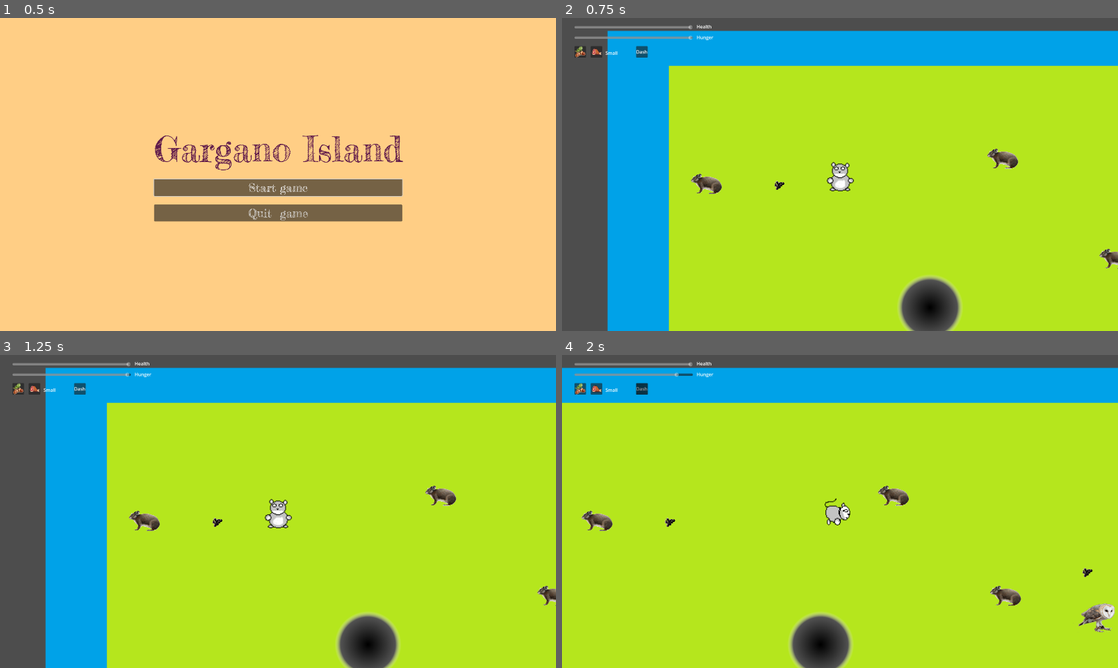
Above: before the commit, frames 1-4 (two rows, left to right).
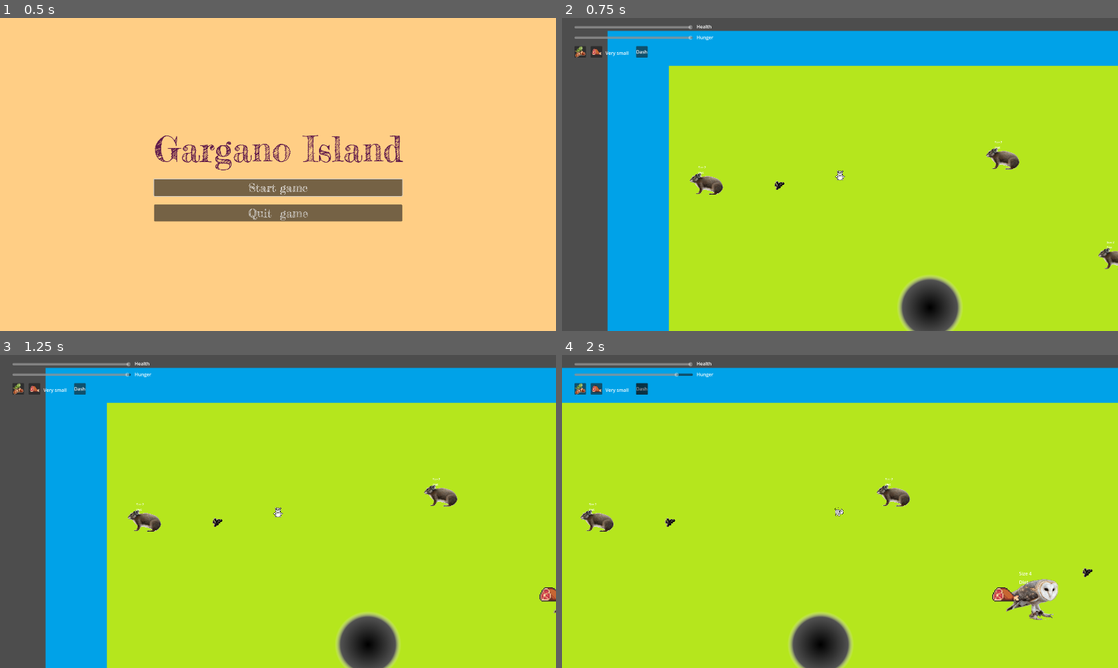
Above: after the commit, the same moments.

Repository: nialsiG/GMTK2024
Game: Godot game, scene res://scenes/start_menu.tscn
The game is run twice, just before and just after one commit, with the same random seed, the same clock (stepped at 60 frames per second) and the same inputs. The engine's default icon, where the game draws it, is replaced by a stand-in: a white triangle on a blue panel in a dark square.
Inputs:
- Up to frame 1 (0.5 s): no input
- Up to frame 2 (0.75 s): click "Start game" at 0.5 s
- Up to frame 3 (1.25 s): no input
- Up to frame 4 (2 s): hold D (move_right) from 1.28 s (still down); tap Space (attack) at 1.35 s

Frame 1 is identical in both runs. In frame 2, 0.6% of the frame differs, in the area x 7-100%, y 10-81%; in frame 3, 0.7%; in frame 4, 1.7%, in the area x 3-100%, y 10-89%.

Commit message:
Fix: simplified scale and growth to function with same size sprites Feature: added debug label for size

Diff:
--- a/Gmtk 2024/scenes/Animals/Garganomis.tscn
+++ b/Gmtk 2024/scenes/Animals/Garganomis.tscn
@@ -1,20 +1,26 @@
-[gd_scene load_steps=5 format=3 uid="uid://di8qff821ygdf"]
+[gd_scene load_steps=6 format=3 uid="uid://di8qff821ygdf"]
 
 [ext_resource type="PackedScene" uid="uid://q25xtiarjdfc" path="res://scenes/Animals/deinogalerix.tscn" id="1_p3d56"]
 [ext_resource type="Script" path="res://scripts/Animals/Garganomis.gd" id="2_h5ikr"]
 [ext_resource type="SpriteFrames" uid="uid://drp6wlx62prm8" path="res://assets/sprites/Animals/garganomis/Garganomis.tres" id="3_06okc"]
 
-[sub_resource type="CapsuleShape2D" id="CapsuleShape2D_xqamb"]
-radius = 30.0
-height = 86.0
+[sub_resource type="CapsuleShape2D" id="CapsuleShape2D_g3ke5"]
+radius = 25.0
+height = 70.0
+
+[sub_resource type="CircleShape2D" id="CircleShape2D_xxdnw"]
+radius = 120.0
 
 [node name="deinogalerix" instance=ExtResource("1_p3d56")]
-scale = Vector2(1.5, 1.5)
+scale = Vector2(1, 1)
 script = ExtResource("2_h5ikr")
 
 [node name="CollisionShape2D" parent="." index="0"]
-shape = SubResource("CapsuleShape2D_xqamb")
+shape = SubResource("CapsuleShape2D_g3ke5")
 
 [node name="Sprite2D" parent="." index="1"]
 sprite_frames = ExtResource("3_06okc")
 animation = &"Down"
+
+[node name="CollisionShape2D" parent="Area2D" index="0"]
+shape = SubResource("CircleShape2D_xxdnw")
--- a/Gmtk 2024/scenes/Animals/Mikrotia.tscn
+++ b/Gmtk 2024/scenes/Animals/Mikrotia.tscn
@@ -9,9 +9,6 @@
 radius = 600.0
 
 [node name="deinogalerix" instance=ExtResource("1_qeo52")]
-scale = Vector2(0.35, 0.35)
-collision_layer = 3
-collision_mask = 3
 script = ExtResource("2_jqakm")
 
 [node name="Sprite2D" parent="." index="1"]
--- a/Gmtk 2024/scenes/Animals/Prolagus.tscn
+++ b/Gmtk 2024/scenes/Animals/Prolagus.tscn
@@ -5,7 +5,7 @@
 [ext_resource type="SpriteFrames" uid="uid://dkw3d75fcqhkx" path="res://assets/sprites/Animals/Prolagus/Prolagus.tres" id="3_ttf2r"]
 
 [node name="deinogalerix" instance=ExtResource("1_d7v0i")]
-scale = Vector2(0.7, 0.7)
+scale = Vector2(1, 1)
 script = ExtResource("2_csrou")
 
 [node name="Sprite2D" parent="." index="1"]
--- a/Gmtk 2024/scenes/Animals/Tyto.tscn
+++ b/Gmtk 2024/scenes/Animals/Tyto.tscn
@@ -1,12 +1,15 @@
-[gd_scene load_steps=5 format=3 uid="uid://bkxmx828vv8d8"]
+[gd_scene load_steps=6 format=3 uid="uid://bkxmx828vv8d8"]
 
 [ext_resource type="PackedScene" uid="uid://q25xtiarjdfc" path="res://scenes/Animals/deinogalerix.tscn" id="1_janl0"]
 [ext_resource type="SpriteFrames" uid="uid://dd3wjt3p1xdvk" path="res://assets/sprites/Animals/Tyto/Tyto.tres" id="2_88tv6"]
 [ext_resource type="Script" path="res://scripts/Animals/Tyto.gd" id="2_ixd7v"]
 [ext_resource type="AudioStream" uid="uid://brm5jraoajvxy" path="res://assets/Sounds/barn_owl_01.ogg" id="3_1a2ig"]
 
+[sub_resource type="CircleShape2D" id="CircleShape2D_0nywd"]
+radius = 400.0
+
 [node name="deinogalerix" instance=ExtResource("1_janl0")]
-scale = Vector2(0.7, 0.7)
+scale = Vector2(1.2, 1.2)
 collision_layer = 2
 collision_mask = 2
 script = ExtResource("2_ixd7v")
@@ -15,6 +18,9 @@
 sprite_frames = ExtResource("2_88tv6")
 animation = &"Down"
 
+[node name="CollisionShape2D" parent="Area2D" index="0"]
+shape = SubResource("CircleShape2D_0nywd")
+
 [node name="ChasingSoundPlayer" parent="." index="3"]
 stream = ExtResource("3_1a2ig")
 max_distance = 1000.0
--- a/Gmtk 2024/scenes/Animals/deinogalerix.tscn
+++ b/Gmtk 2024/scenes/Animals/deinogalerix.tscn
@@ -33,5 +33,20 @@
 
 [node name="FleeingSoundPlayer" type="AudioStreamPlayer2D" parent="."]
 
+[node name="SizeLabel" type="Label" parent="."]
+offset_left = -45.7143
+offset_top = -100.0
+offset_right = -5.71429
+offset_bottom = -77.0
+text = "Size"
+
+[node name="DietLabel" type="Label" parent="."]
+offset_left = -45.7143
+offset_top = -70.0
+offset_right = -5.71428
+offset_bottom = -47.0
+text = "Diet
+"
+
 [connection signal="area_entered" from="Area2D" to="." method="OnAreaEntered"]
 [connection signal="body_entered" from="Area2D" to="." method="OnDetectionAreaEntered"]
--- a/Gmtk 2024/scenes/Generators/EvolutionChoiceGenerator.gd
+++ b/Gmtk 2024/scenes/Generators/EvolutionChoiceGenerator.gd
@@ -50,6 +50,8 @@
 
 	_allEvolutions.append(nanism)
 	_allEvolutions.append(gigantism)
+	_allEvolutions.append(nanism)
+	_allEvolutions.append(gigantism)
 	_allEvolutions.append(healthBonus)
 	_allEvolutions.append(dietHerbi)
 	_allEvolutions.append(dietOmni)
@@ -59,13 +61,13 @@
 	_allEvolutions.append(agility)
 	_allEvolutions.append(color)
 
-	#_enemyEvolutions.append(nanism)
-	#_enemyEvolutions.append(gigantism)
-	#_enemyEvolutions.append(nanism)
-	#_enemyEvolutions.append(gigantism)
-	#_enemyEvolutions.append(dietHerbi)
-	#_enemyEvolutions.append(dietOmni)
-	#_enemyEvolutions.append(dietCarni)
+	_enemyEvolutions.append(nanism)
+	_enemyEvolutions.append(gigantism)
+	_enemyEvolutions.append(nanism)
+	_enemyEvolutions.append(gigantism)
+	_enemyEvolutions.append(dietHerbi)
+	_enemyEvolutions.append(dietOmni)
+	_enemyEvolutions.append(dietCarni)
 	_enemyEvolutions.append(color)
 	_enemyEvolutions.append(color)
 
--- /dev/null
+++ b/Gmtk 2024/scenes/TestViewAnimals.tscn
@@ -0,0 +1,35 @@
+[gd_scene load_steps=7 format=3 uid="uid://eywd4ny71022"]
+
+[ext_resource type="PackedScene" uid="uid://bkxmx828vv8d8" path="res://scenes/Animals/Tyto.tscn" id="1_symas"]
+[ext_resource type="PackedScene" uid="uid://q25xtiarjdfc" path="res://scenes/Animals/deinogalerix.tscn" id="2_fm5o0"]
+[ext_resource type="PackedScene" uid="uid://di8qff821ygdf" path="res://scenes/Animals/Garganomis.tscn" id="3_ig71k"]
+[ext_resource type="PackedScene" uid="uid://dqg7jad33ecwk" path="res://scenes/Animals/Mikrotia.tscn" id="4_8rjmj"]
+[ext_resource type="PackedScene" uid="uid://bdsqtikpmbisd" path="res://scenes/Animals/Prolagus.tscn" id="5_sx5rp"]
+[ext_resource type="PackedScene" uid="uid://c3mp8p0p305a3" path="res://scenes/player.tscn" id="6_evm0s"]
+
+[node name="TestViewAnimals" type="Node2D"]
+
+[node name="Tyto" parent="." instance=ExtResource("1_symas")]
+position = Vector2(527, -70)
+
+[node name="deinogalerix2" parent="." instance=ExtResource("2_fm5o0")]
+position = Vector2(139, -132)
+
+[node name="deinogalerix" parent="." instance=ExtResource("2_fm5o0")]
+position = Vector2(139, -42)
+
+[node name="Garganomis" parent="." instance=ExtResource("3_ig71k")]
+position = Vector2(765, -147)
+
+[node name="Mikrotia" parent="." instance=ExtResource("4_8rjmj")]
+position = Vector2(-42, -23)
+
+[node name="Prolagus" parent="." instance=ExtResource("5_sx5rp")]
+position = Vector2(308, -46)
+scale = Vector2(0.8, 0.8)
+
+[node name="Player2" parent="." instance=ExtResource("6_evm0s")]
+position = Vector2(-97, -59)
+
+[node name="Player" parent="." instance=ExtResource("6_evm0s")]
+position = Vector2(-97, -23)
--- a/Gmtk 2024/scenes/player.tscn
+++ b/Gmtk 2024/scenes/player.tscn
@@ -56,6 +56,7 @@
 height = 128.0
 
 [node name="Player" type="CharacterBody2D"]
+scale = Vector2(0.35, 0.35)
 script = ExtResource("1_8cnlt")
 
 [node name="Sprite2D" type="AnimatedSprite2D" parent="."]
--- a/Gmtk 2024/scripts/Animals/Deinogalerix.gd
+++ b/Gmtk 2024/scripts/Animals/Deinogalerix.gd
@@ -3,9 +3,9 @@
 func _ready():
 	_name = "Deino"
 	meatValue = 15
-	current_size = enums.Size.MEDIUM
+	current_size = enums.Size.SMALL
 	diet = enums.Diet.carnivore
-	defaultScale = scale
 	sprite = get_node("Sprite2D")
 	UpdateSize()
 	UpdateIdleFactor()
+	DisplaySize()
--- a/Gmtk 2024/scripts/Animals/Garganomis.gd
+++ b/Gmtk 2024/scripts/Animals/Garganomis.gd
@@ -3,9 +3,9 @@
 func _ready():
 	_name = "Garga"
 	meatValue = 15
-	current_size = enums.Size.MEDIUM
+	current_size = enums.Size.LARGE
 	diet = enums.Diet.omni
-	defaultScale = scale
 	sprite = get_node("Sprite2D")
 	UpdateSize()
 	UpdateIdleFactor()
+	DisplaySize()
--- a/Gmtk 2024/scripts/Animals/Mikrotia.gd
+++ b/Gmtk 2024/scripts/Animals/Mikrotia.gd
@@ -3,10 +3,10 @@
 func _ready():
 	_name = "Mikrotia"
 	meatValue = 5
-	current_size = enums.Size.MICRO
+	current_size = enums.Size.VERYSMALL
 	diet = enums.Diet.vegetarian
-	defaultScale = scale
 	sprite = get_node("Sprite2D")
 	UpdateSize()
 	UpdateIdleFactor()
 	_fleeingSoundPlayer = get_node("FleeingSoundPlayer")
+	DisplaySize()
--- a/Gmtk 2024/scripts/Animals/Prolagus.gd
+++ b/Gmtk 2024/scripts/Animals/Prolagus.gd
@@ -5,7 +5,7 @@
 	meatValue = 10
 	current_size = enums.Size.SMALL
 	diet = enums.Diet.vegetarian
-	defaultScale = scale
 	sprite = get_node("Sprite2D")
 	UpdateSize()
 	UpdateIdleFactor()
+	DisplaySize()
--- a/Gmtk 2024/scripts/Animals/Tyto.gd
+++ b/Gmtk 2024/scripts/Animals/Tyto.gd
@@ -5,8 +5,8 @@
 	meatValue = 5
 	current_size = enums.Size.MEDIUM
 	diet = enums.Diet.carnivore
-	defaultScale = scale
 	sprite = get_node("Sprite2D")
 	UpdateSize()
 	UpdateIdleFactor()
 	_chasingSoundPlayer = get_node("ChasingSoundPlayer")
+	DisplaySize()
--- a/Gmtk 2024/scripts/animal.gd
+++ b/Gmtk 2024/scripts/animal.gd
@@ -2,7 +2,6 @@
 
 const enums = preload("res://scripts/enums.gd")
 
-var defaultScale : Vector2 = Vector2.ONE
 var defaultSpeed : float = 500
 var scaleCoeff : float = 1.0
 var speedCoeff : float = 1.0
@@ -24,38 +23,50 @@
 var diet : enums.Diet = enums.Diet.omni
 
 func _ready():
-	defaultScale = scale
 	sprite = get_node("Sprite2D")
 	UpdateSize()
 
 func UpdateSize():
 	match current_size:
 		enums.Size.MICRO:
-			scaleCoeff = 0.64
-			speedCoeff = 0.8
+			scaleCoeff = 0.2
+			hungerCoeff = 0.5
+		enums.Size.VERYSMALL:
+			scaleCoeff = 0.4
 			hungerCoeff = 0.6
 		enums.Size.SMALL:
+			scaleCoeff = 0.6
+			hungerCoeff = 0.7
+		enums.Size.MEDIUMSMALL:
 			scaleCoeff = 0.8
-			speedCoeff = 0.9
 			hungerCoeff = 0.8
 		enums.Size.MEDIUM:
 			scaleCoeff = 1
-			speedCoeff = 1
 			hungerCoeff = 1
+		enums.Size.MEDIUMLARGE:
+			scaleCoeff = 1.2
+			hungerCoeff = 1.2
 		enums.Size.LARGE:
-			scaleCoeff = 1.2
-			speedCoeff = 1.1
-			hungerCoeff = 1.3
+			scaleCoeff = 1.5
+			hungerCoeff = 1.4
+		enums.Size.VERYLARGE:
+			scaleCoeff = 1.9
+			hungerCoeff = 1.6
 		enums.Size.MEGA:
-			scaleCoeff = 1.44
-			speedCoeff = 1.2
-			hungerCoeff = 1.6
+			scaleCoeff = 2.4
+			hungerCoeff = 1.8
+		enums.Size.COLOSSAL:
+			scaleCoeff = 2.5
+			hungerCoeff = 2.2
 		_:
 			scaleCoeff = 1
-			speedCoeff = 1
 			hungerCoeff = 1
-	scale = defaultScale * scaleCoeff
+	scale = Vector2.ONE * scaleCoeff
 	current_speed = current_speed * speedCoeff
+	DisplaySize()
+
+func DisplaySize():
+	pass
 
 func GetFoodValue() -> int:
 	return GetSizeValue() * 5
@@ -91,17 +102,6 @@
 func apply_acceleration(amount):
 	velocity += amount
 	velocity = velocity.limit_length(current_speed)
-
-
-func increase_size():
-	if current_size != enums.Size.MEGA:
-		current_size += 1
-		scale *= 1.2
-
-func decrease_size():
-	if current_size != enums.Size.MICRO:
-		current_size -= 1
-		scale *= 0.8
 
 func ApplyEvolution(evol : enums.evolution):
 	match(evol):
@@ -116,7 +116,7 @@
 				current_size += -1
 				UpdateSize()
 		enums.evolution.GIGANTISM:
-			if (current_size != enums.Size.MEGA):
+			if (current_size != enums.Size.COLOSSAL):
 				current_size +=1
 				UpdateSize()
 		enums.evolution.COLOR:
@@ -175,14 +175,24 @@
 	match(current_size):
 		enums.Size.MICRO:
 			return 1
+		enums.Size.VERYSMALL:
+			return 2
 		enums.Size.SMALL:
-			return 2
+			return 3
+		enums.Size.MEDIUMSMALL:
+			return 4
 		enums.Size.MEDIUM:
-			return 3
+			return 5
+		enums.Size.MEDIUMLARGE:
+			return 6
 		enums.Size.LARGE:
-			return 4
+			return 7
+		enums.Size.VERYLARGE:
+			return 8
 		enums.Size.MEGA:
-			return 5
+			return 9
+		enums.Size.COLOSSAL:
+			return 10
 		_:
 			return 0
 
--- a/Gmtk 2024/scripts/enemy.gd
+++ b/Gmtk 2024/scripts/enemy.gd
@@ -14,6 +14,8 @@
 var _name : String = "enemy"
 var _chasingSoundPlayer : AudioStreamPlayer2D
 var _fleeingSoundPlayer : AudioStreamPlayer2D
+@onready var _debugSizeLabel : Label= $SizeLabel
+@onready var _debugRegimLabel : Label = $DietLabel
 
 signal Died(animal : Animal)
 
@@ -146,3 +148,12 @@
 		current_state = state.CHASING
 		relationToTarget = enums.Relationship.PREDATOR
 		target = consumable
+
+func DisplaySize():
+	if (_debugSizeLabel != null):
+		_debugSizeLabel.text = "Size "+str(current_size)
+
+func UpdateDiet(newDiet : enums.Diet):
+	diet = newDiet
+	if (_debugRegimLabel != null):
+		_debugRegimLabel.text = "Diet: "+str(newDiet)
--- a/Gmtk 2024/scripts/enums.gd
+++ b/Gmtk 2024/scripts/enums.gd
@@ -8,7 +8,7 @@
 
 enum evolution { NANISM, GIGANTISM, DIET_OMNI, DIET_CARNI, DIET_HERBI, HEALTH, AGILITY, FANG, EFFICIENCY, COLOR }
 
-enum Size { MICRO, SMALL, MEDIUM, LARGE, MEGA }
+enum Size { MICRO, VERYSMALL, SMALL, MEDIUMSMALL, MEDIUM, MEDIUMLARGE, LARGE, VERYLARGE, MEGA, COLOSSAL }
 
 enum Relationship {NONE, PREY, PREDATOR }
 
--- a/Gmtk 2024/scripts/hud.gd
+++ b/Gmtk 2024/scripts/hud.gd
@@ -56,14 +56,24 @@
 	match(size):
 		enums.Size.MICRO:
 			return "Micro"
+		enums.Size.VERYSMALL:
+			return "Very small"
 		enums.Size.SMALL:
 			return "Small"
+		enums.Size.MEDIUMSMALL:
+			return "Medium small"
 		enums.Size.MEDIUM:
 			return "Medium"
+		enums.Size.MEDIUMLARGE:
+			return "Medium large"
 		enums.Size.LARGE:
 			return "Large"
+		enums.Size.VERYLARGE:
+			return "Very large"
 		enums.Size.MEGA:
 			return "Mega"
+		enums.Size.COLOSSAL:
+			return "Colossal"
 		_:
 			return "klmdsqklmdfds"
 
--- a/Gmtk 2024/scripts/player.gd
+++ b/Gmtk 2024/scripts/player.gd
@@ -18,7 +18,7 @@
 func _ready():
 	sprite = get_node("Sprite2D")
 	_eatingSoundPlayer = get_node("EatingSound")
-	current_size = enums.Size.SMALL
+	current_size = enums.Size.VERYSMALL
 	_invincibilityTimer = get_node("InvincibilityTimer")
 	_invincibilityTimer.connect("timeout", OnIFrameTimeOut)
 
@@ -85,14 +85,24 @@
 	match(current_size):
 		enums.Size.MICRO:
 			sizeValue = 1
+		enums.Size.VERYSMALL:
+			sizeValue = 2
 		enums.Size.SMALL:
-			sizeValue = 2
+			sizeValue = 3
+		enums.Size.MEDIUMSMALL:
+			sizeValue = 4
 		enums.Size.MEDIUM:
-			sizeValue = 3
+			sizeValue = 5
+		enums.Size.MEDIUMLARGE:
+			sizeValue = 6
 		enums.Size.LARGE:
-			sizeValue = 4
+			sizeValue = 7
+		enums.Size.VERYLARGE:
+			sizeValue = 8
 		enums.Size.MEGA:
-			sizeValue = 5
+			sizeValue = 9
+		enums.Size.COLOSSAL:
+			sizeValue = 10
 		_:
 			return 0
 
@@ -153,7 +163,7 @@
 		evols.append(enums.evolution.DIET_HERBI)
 	if (current_size == enums.Size.MICRO):
 		evols.append(enums.evolution.NANISM)
-	elif (current_size == enums.Size.MEGA):
+	elif (current_size == enums.Size.COLOSSAL):
 		evols.append(enums.evolution.GIGANTISM)
 
 	return evols
@@ -172,7 +182,7 @@
 				UpdateSize()
 				RaiseUpdateSize()
 		enums.evolution.GIGANTISM:
-			if(current_size != enums.Size.MEGA):
+			if(current_size != enums.Size.COLOSSAL):
 				current_size +=1
 				UpdateSize()
 				RaiseUpdateSize()
